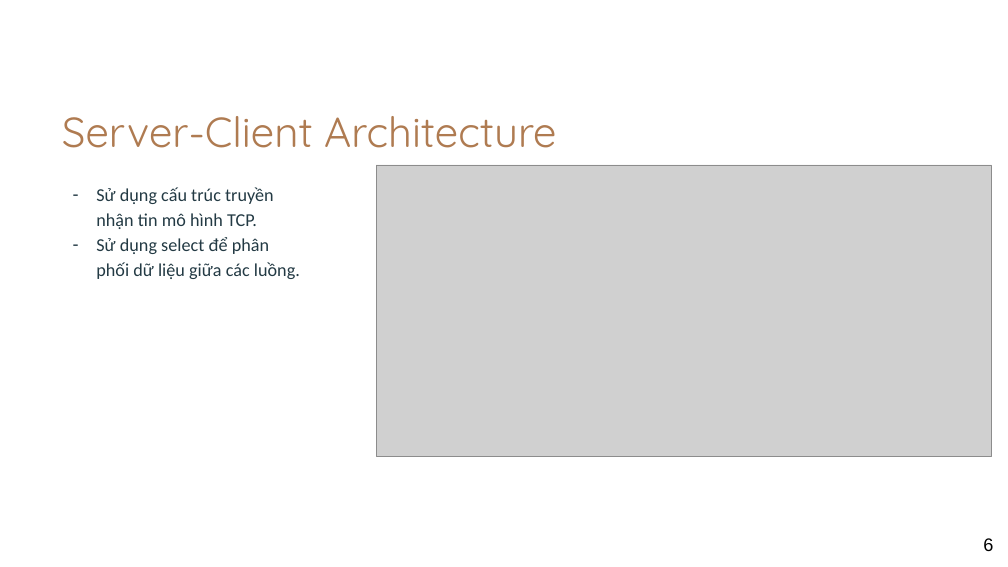
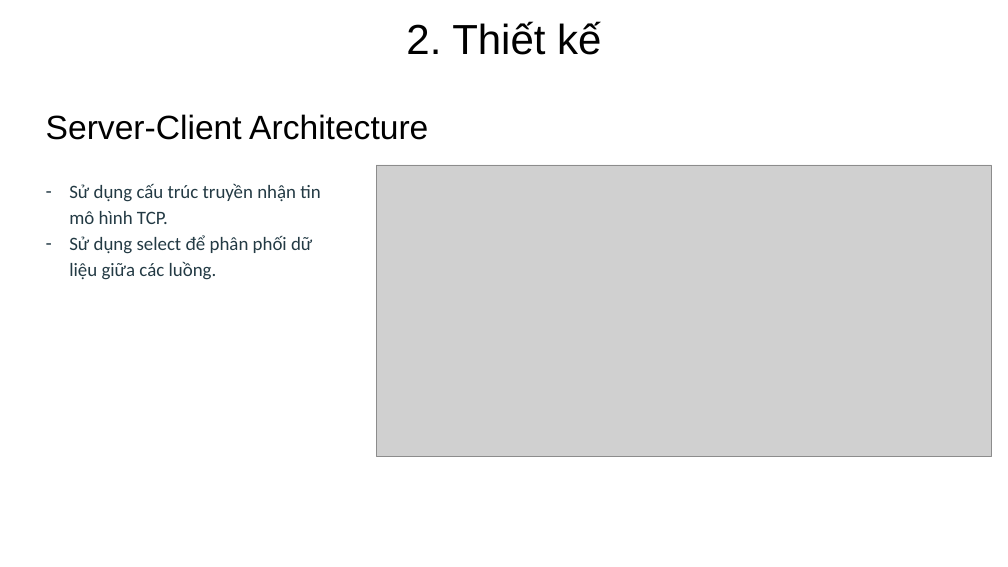
Before and after one commit to tonganh/IT126815, a slide deck: slide 6 of BTL/report/LTM_CHECK_POINT_1.pptx. Drawn at 1008x567 pixels with LibreOffice and Linux fonts; fonts in the diff are those of the drawing; grey boxes stand for pictures; background and template pictures are left out. Boxes give left, top, right and bottom in pixels: in the first picture for what was removed or moved away, otherwise in the second. Text is boxed around its words. In the diff, an @@ line names an element or a change of style, - is before the commit and + after.

```diff
--- a/BTL/report/LTM_CHECK_POINT_1.pptx
+++ b/BTL/report/LTM_CHECK_POINT_1.pptx
@@ title added at <box>406,21,601,55</box>, 40 pt, text #000000 @@
+2. Thiết kế
@@ title "Server-Client Architecture": place and size @@
-title "Server-Client Architecture" at <box>62,116,556,148</box>
+title "Server-Client Architecture" at <box>46,114,428,140</box>
@@ title "Server-Client Architecture" at <box>46,114,428,140</box>: size 40 to 32 pt, font Quicksand to Arial, text colour #AF7B51 to #000000 @@
@@ text "Sử dụng cấu trúc truyền ...": place and size @@
-text "Sử dụng cấu trúc truyền ..." at <box>96,187,300,279</box>
+text "Sử dụng cấu trúc truyền ..." at <box>69,184,320,280</box>
@@ text "Sử dụng cấu trúc truyền ..." at <box>69,184,320,280</box>: size 17.3 to 18 pt @@
@@ page number removed at <box>983,538,993,551</box> @@
-6
```
Also in this commit, not shown: 5 other slides changed, 1 slide added, 29 other files.
